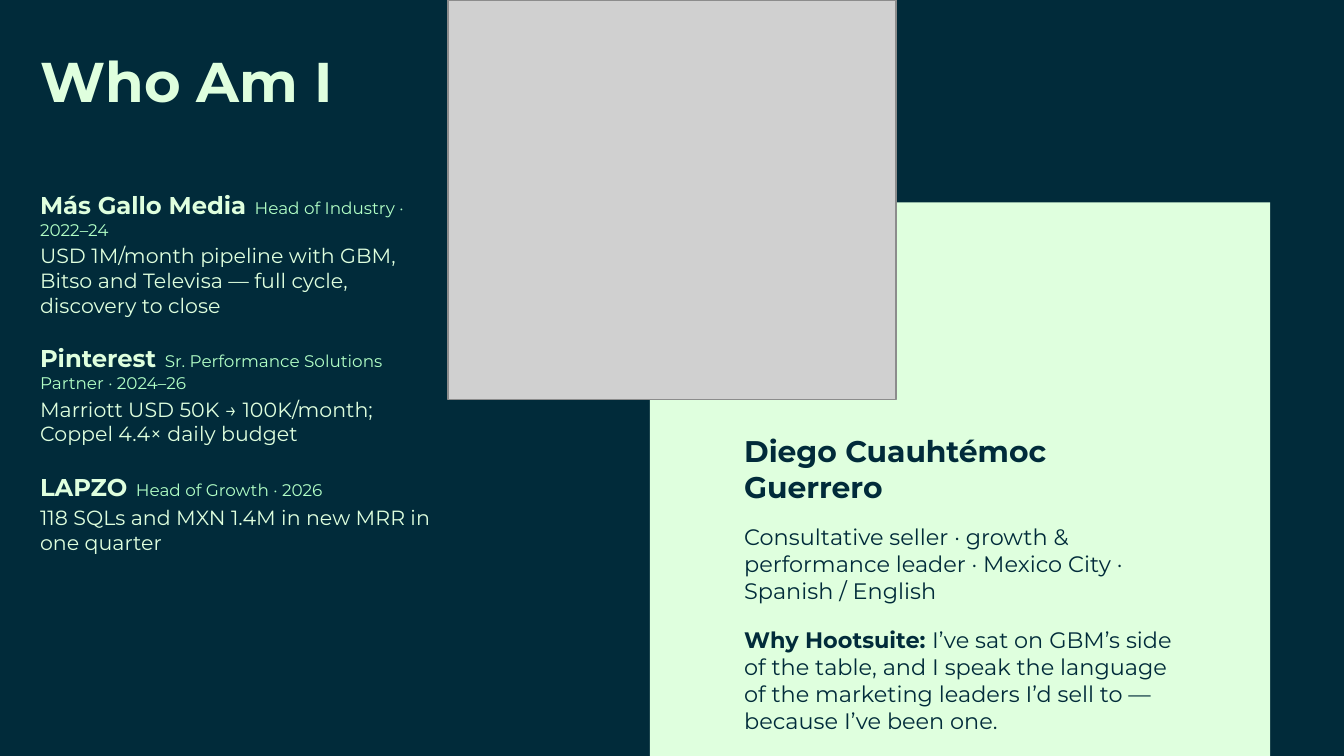
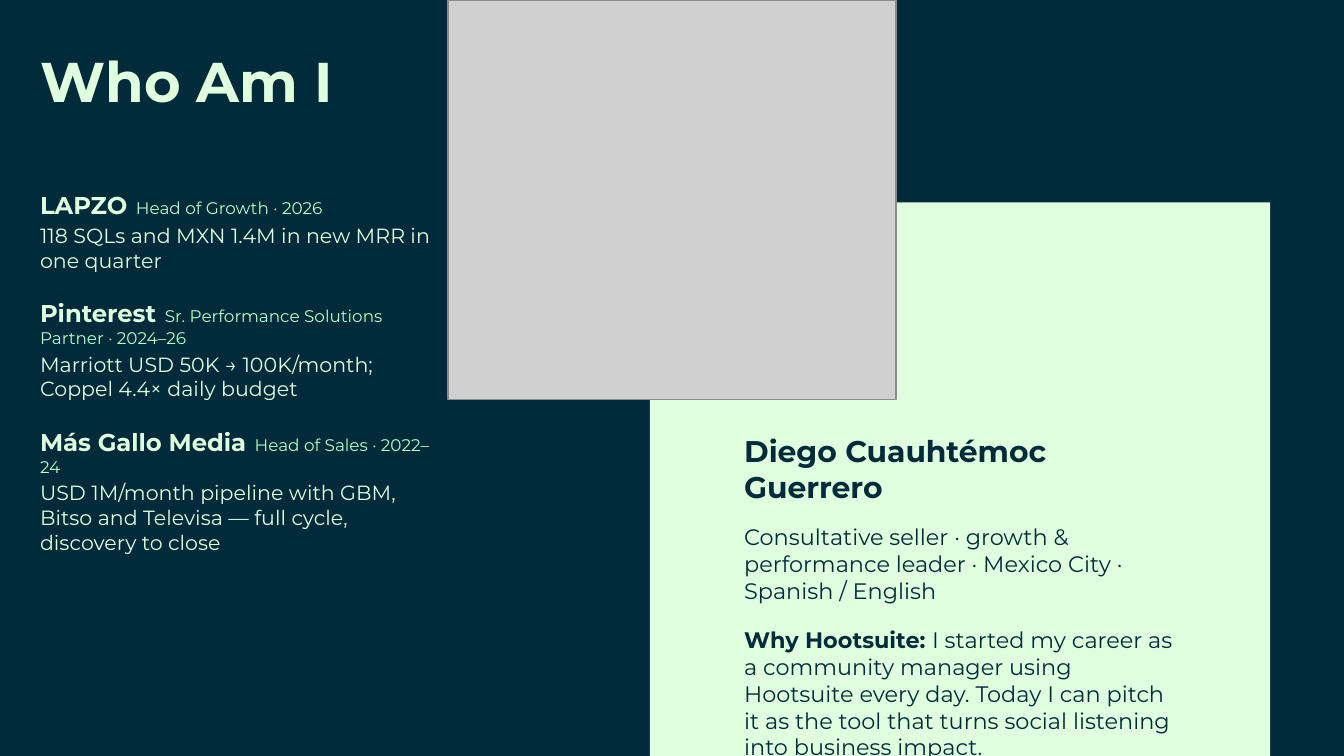
Before and after one commit to Hugocuau70/Entrevistas-de-trabajo, a slide deck: slide 2 of hootsuite-enterprise-ae-gbm/deck/Hootsuite_x_GBM_Value_Presentation_Diego_Cuauhtemoc.pptx. Drawn at 1344x756 pixels with LibreOffice and Linux fonts; fonts in the diff are those of the drawing; grey boxes stand for pictures; background and template pictures are left out. Boxes give left, top, right and bottom in pixels: in the first picture for what was removed or moved away, otherwise in the second. Text is boxed around its words. In the diff, an @@ line names an element or a change of style, - is before the commit and + after.

```diff
--- a/hootsuite-enterprise-ae-gbm/deck/Hootsuite_x_GBM_Value_Presentation_Diego_Cuauhtemoc.pptx
+++ b/hootsuite-enterprise-ae-gbm/deck/Hootsuite_x_GBM_Value_Presentation_Diego_Cuauhtemoc.pptx
@@ text at [40,196,429,272]: text changed @@
-Más Gallo Media Head of Industry · 2022–24
-USD 1M/month pipeline with GBM, Bitso and Televisa — full cycle, discovery to close
+LAPZO Head of Growth · 2026
+118 SQLs and MXN 1.4M in new MRR in one quarter
@@ text at [40,432,429,554]: text changed @@
-LAPZO Head of Growth · 2026
-118 SQLs and MXN 1.4M in new MRR in one quarter
+Más Gallo Media Head of Sales · 2022–24
+USD 1M/month pipeline with GBM, Bitso and Televisa — full cycle, discovery to close
@@ text at [744,630,1172,756]: text changed @@
-Why Hootsuite: I’ve sat on GBM’s side of the table, and I speak the language of the marketing leaders I’d sell to — because I’ve been one.
+Why Hootsuite: I started my career as a community manager using Hootsuite every day. Today I can pitch it as the tool that turns social listening into business impact.
```
Also in this commit, not shown: 10 other files.
